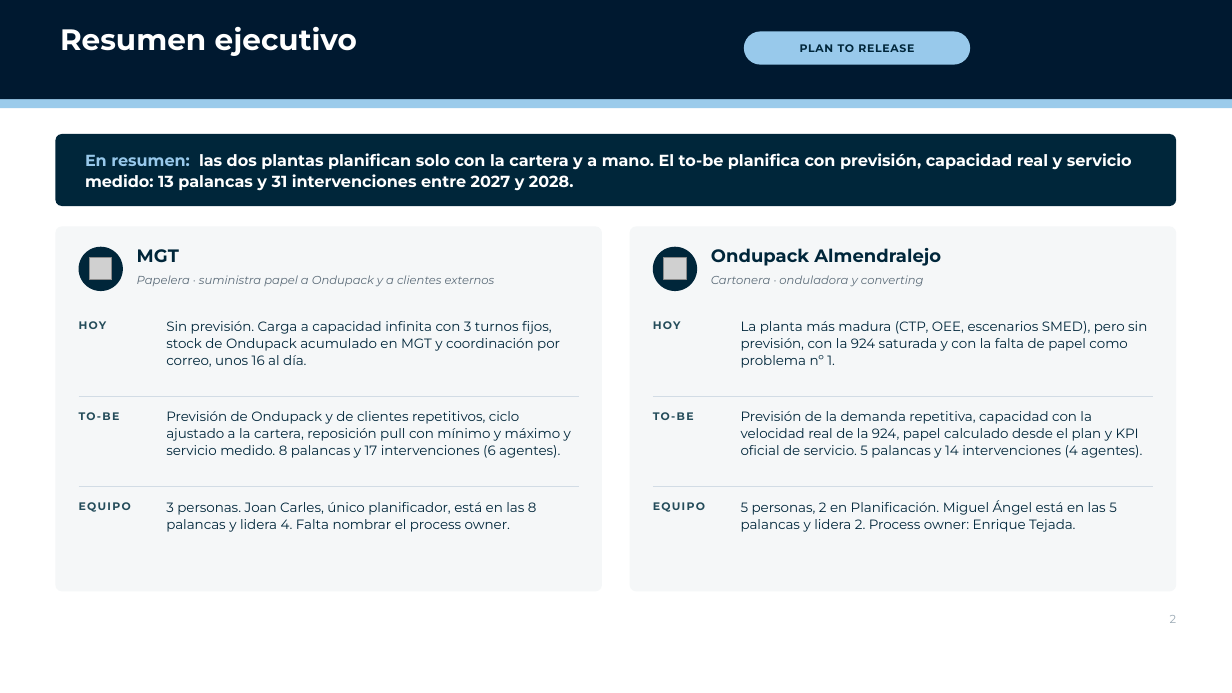
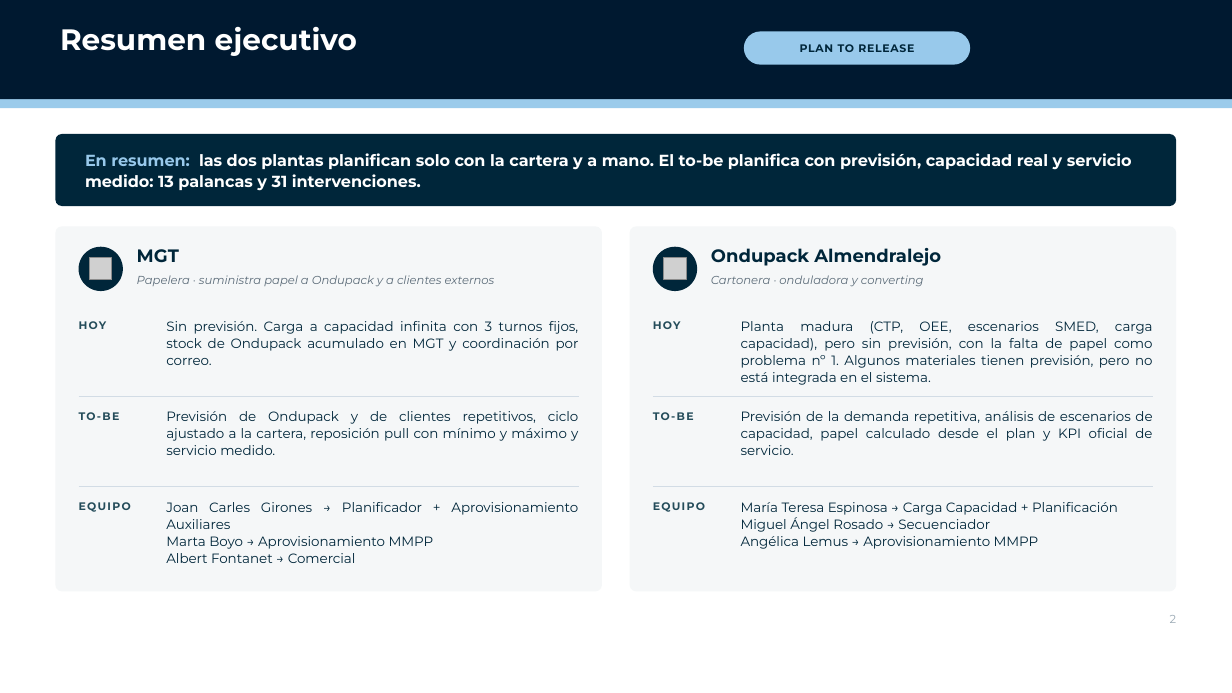
Before and after one commit to Enrique24799/AGSA, a slide deck: slide 2 of presentaciones/P2R_MGT_Ondupack_Direccion.pptx. Drawn at 1232x693 pixels with LibreOffice and Linux fonts; fonts in the diff are those of the drawing; grey boxes stand for pictures; background and template pictures are left out. Boxes give left, top, right and bottom in pixels: in the first picture for what was removed or moved away, otherwise in the second. Text is boxed around its words. In the diff, an @@ line names an element or a change of style, - is before the commit and + after.

```diff
--- a/presentaciones/P2R_MGT_Ondupack_Direccion.pptx
+++ b/presentaciones/P2R_MGT_Ondupack_Direccion.pptx
@@ text in rounded rectangle at (85,153,1132,191): text changed @@
-En resumen: las dos plantas planifican solo con la cartera y a mano. El to-be planifica con previsión, capacidad real y servicio medido: 13 palancas y 31 intervenciones entre 2027 y 2028.
+En resumen: las dos plantas planifican solo con la cartera y a mano. El to-be planifica con previsión, capacidad real y servicio medido: 13 palancas y 31 intervenciones.
@@ text at (166,321,579,365): text changed @@
-Sin previsión. Carga a capacidad infinita con 3 turnos fijos, stock de Ondupack acumulado en MGT y coordinación por correo, unos 16 al día.
+Sin previsión. Carga a capacidad infinita con 3 turnos fijos, stock de Ondupack acumulado en MGT y coordinación por correo.
@@ text at (741,321,1153,385): text changed @@
-La planta más madura (CTP, OEE, escenarios SMED), pero sin previsión, con la 924 saturada y con la falta de papel como problema nº 1.
+Planta madura (CTP, OEE, escenarios SMED, carga capacidad), pero sin previsión, con la falta de papel como problema nº 1. Algunos materiales tienen previsión, pero no está integrada en el sistema.
@@ text at (166,411,578,455): text changed @@
-Previsión de Ondupack y de clientes repetitivos, ciclo ajustado a la cartera, reposición pull con mínimo y máximo y servicio medido. 8 palancas y 17 intervenciones (6 agentes).
+Previsión de Ondupack y de clientes repetitivos, ciclo ajustado a la cartera, reposición pull con mínimo y máximo y servicio medido.
@@ text at (741,411,1152,455): text changed @@
-Previsión de la demanda repetitiva, capacidad con la velocidad real de la 924, papel calculado desde el plan y KPI oficial de servicio. 5 palancas y 14 intervenciones (4 agentes).
+Previsión de la demanda repetitiva, análisis de escenarios de capacidad, papel calculado desde el plan y KPI oficial de servicio.
@@ text at (166,502,578,563): text changed @@
-3 personas. Joan Carles, único planificador, está en las 8 palancas y lidera 4. Falta nombrar el process owner.
+Joan Carles Girones → Planificador + Aprovisionamiento Auxiliares
+Marta Boyo → Aprovisionamiento MMPP
+Albert Fontanet → Comercial
@@ text at (741,502,1118,549): text changed @@
-5 personas, 2 en Planificación. Miguel Ángel está en las 5 palancas y lidera 2. Process owner: Enrique Tejada.
+María Teresa Espinosa → Carga Capacidad + Planificación
+Miguel Ángel Rosado → Secuenciador
+Angélica Lemus → Aprovisionamiento MMPP
```
Also in this commit, not shown: 9 other slides changed, 1 slide removed, 1 other file.
